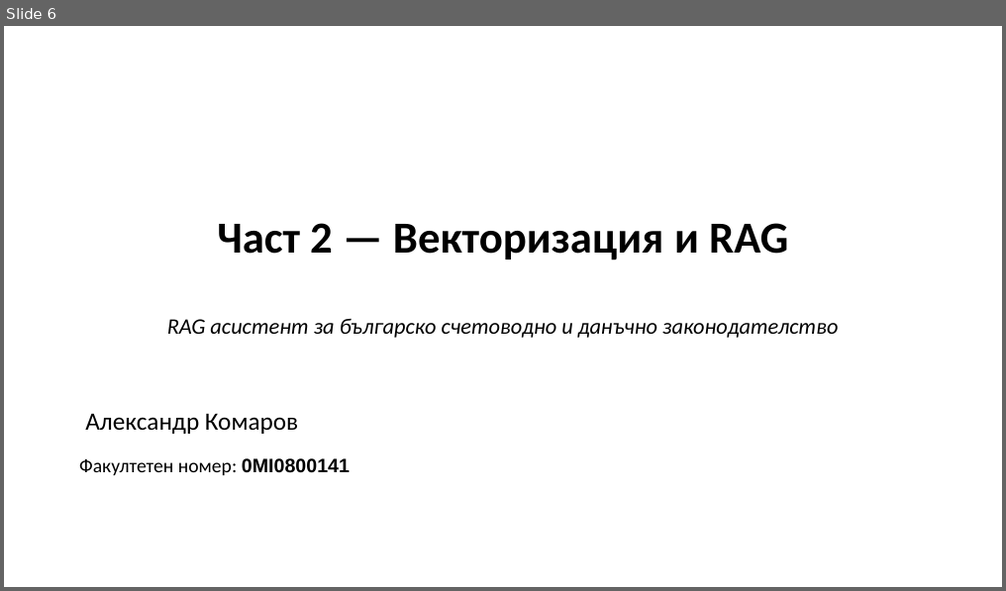
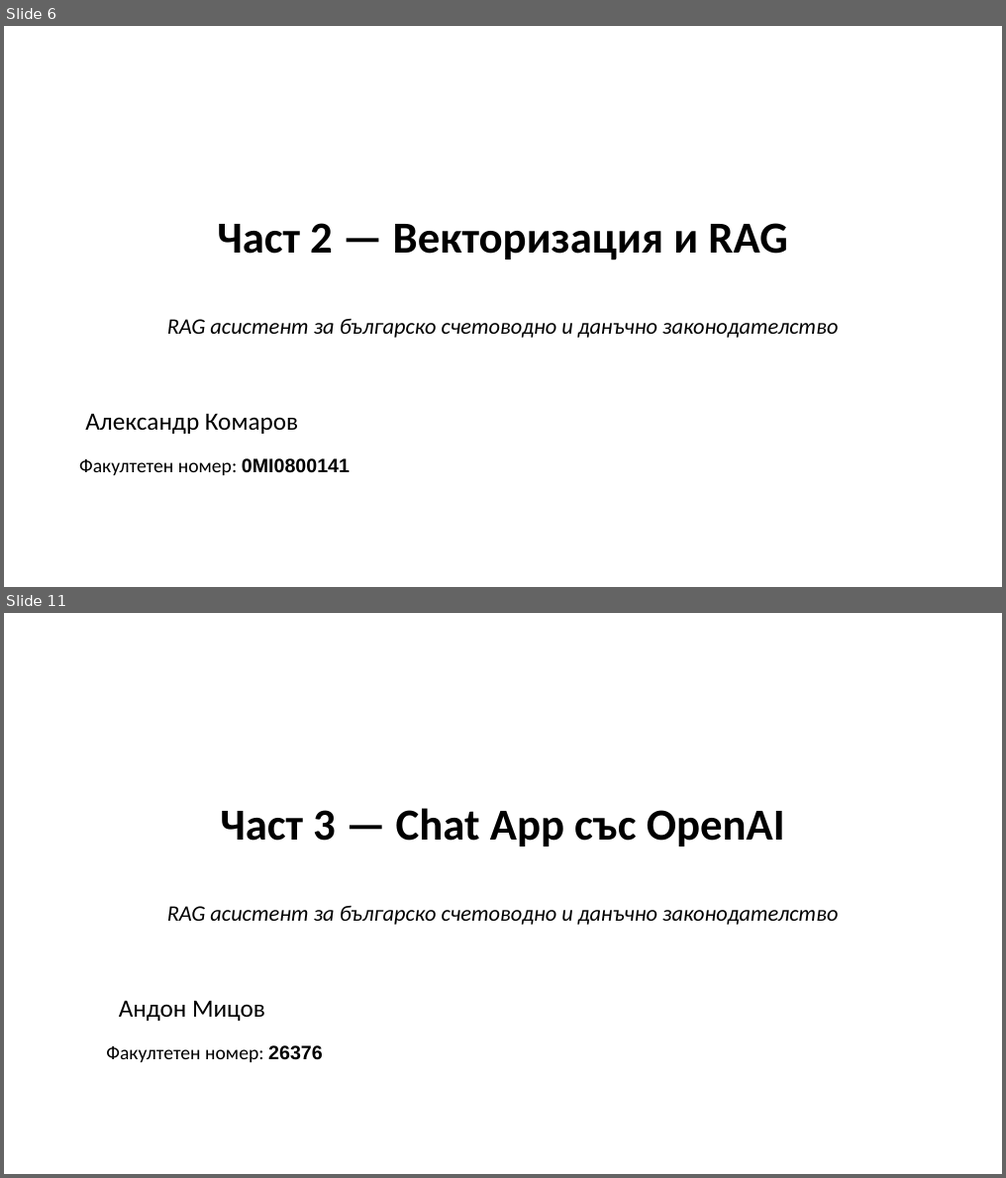
Before and after one commit to LLM-Project-2026/tax_and_accounting_law_RAG, a slide deck: stage_1_presentation_v2.pptx. Shown one above the other, each under a label of ours: slide 6 before the commit, slides 6 and 11 after it; the slides between them are not shown. The pictures are 1006x591 and 1006x1178 pixels, drawn with LibreOffice and Linux fonts; fonts in the diff are those of the drawing. Boxes give left, top, right and bottom in pixels: in the first picture for what was removed or moved away, otherwise in the second. Text is boxed around its words. In the diff, an @@ line names an element or a change of style, - is before the commit and + after.

```diff
--- a/stage_1_presentation_v2.pptx
+++ b/stage_1_presentation_v2.pptx
@@ slide 11 added at box(4, 613, 1002, 1174), background #FFFFFF @@
@@ text added at box(220, 808, 785, 847), 32 pt, text #000000, bold @@
+Част 3 — Chat App със OpenAI
@@ text added at box(167, 906, 838, 925), 16 pt, text #000000, italic @@
+RAG асистент за българско счетоводно и данъчно законодателство
@@ text added at box(119, 1000, 265, 1021), 18 pt, text #000000 @@
+Андон Мицов
@@ text added at box(106, 1046, 323, 1062), 14 pt, text #000000 @@
+Факултетен номер: 26376
```
Also in this commit, not shown: 8 slides changed, 3 other slides added, 1 slide removed.
